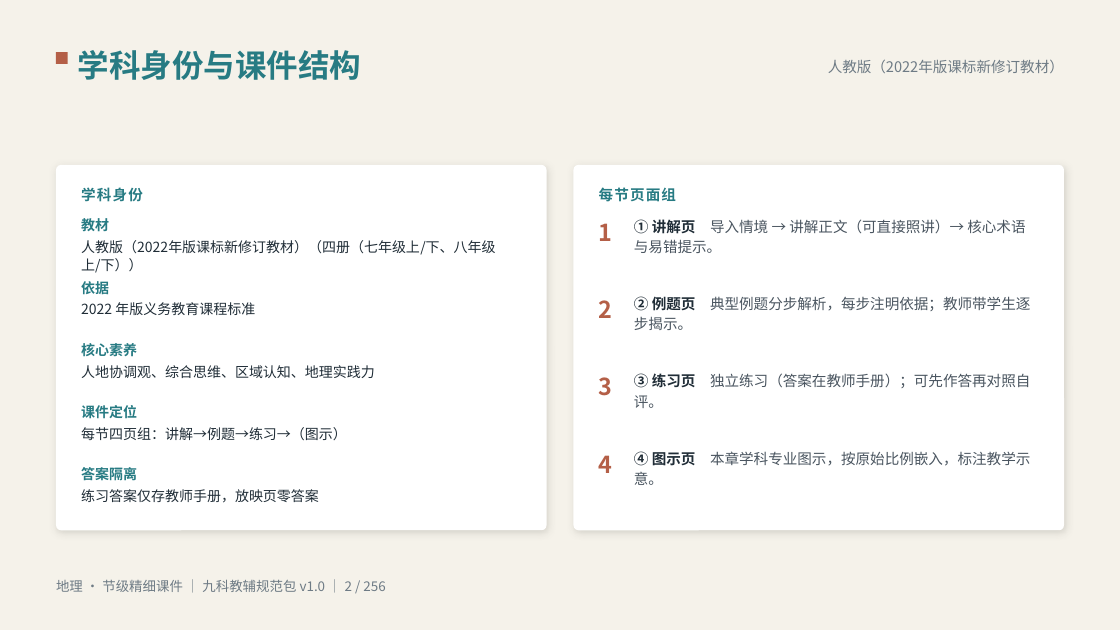
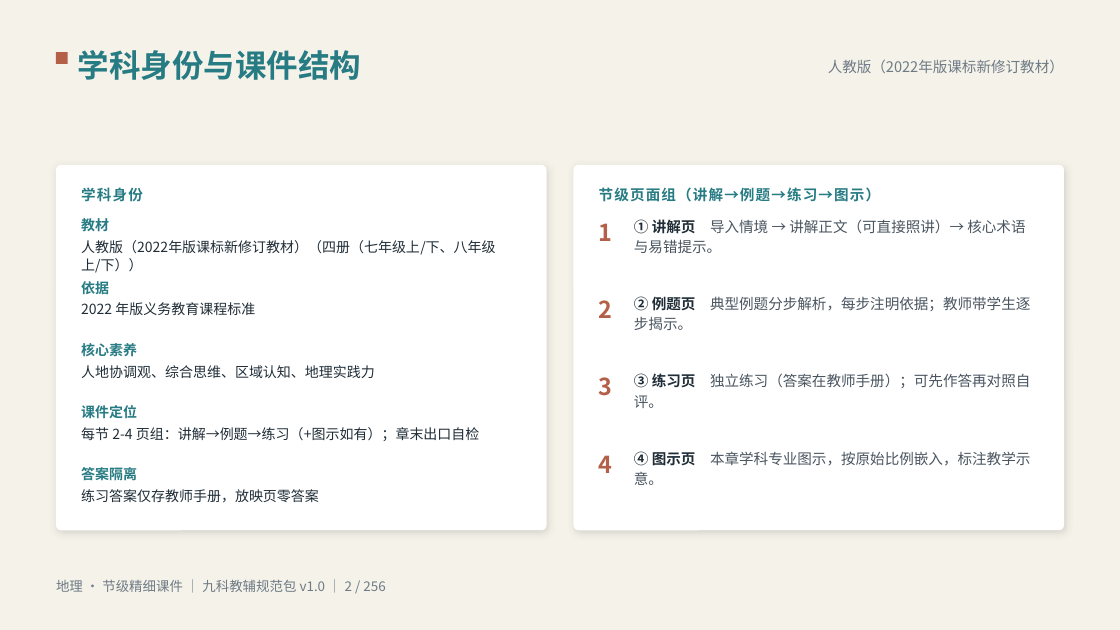
Before and after one commit to vimalinx/jiajiao-courseware, a slide deck: slide 2 of pptx/地理·节级精细讲解课件.pptx. Drawn at 1120x630 pixels with LibreOffice and Linux fonts; fonts in the diff are those of the drawing. Boxes give left, top, right and bottom in pixels: in the first picture for what was removed or moved away, otherwise in the second. Text is boxed around its words. In the diff, an @@ line names an element or a change of style, - is before the commit and + after.

Commit message:
最终版 v2.0：九科节级精细课件 2256 页（3段讲解+变式挑战+双练习+答案隔离）+ 213 张学科图示 + 地区年级选题器

```diff
--- a/pptx/地理·节级精细讲解课件.pptx
+++ b/pptx/地理·节级精细讲解课件.pptx
@@ text at bbox=[599, 187, 880, 202]: text changed @@
-每节页面组
+节级页面组（讲解→例题→练习→图示）
@@ text at bbox=[81, 427, 480, 441]: text changed @@
-每节四页组：讲解→例题→练习→（图示）
+每节 2-4 页组：讲解→例题→练习（+图示如有）；章末出口自检
```
Also in this commit, not shown: 26 other files.
